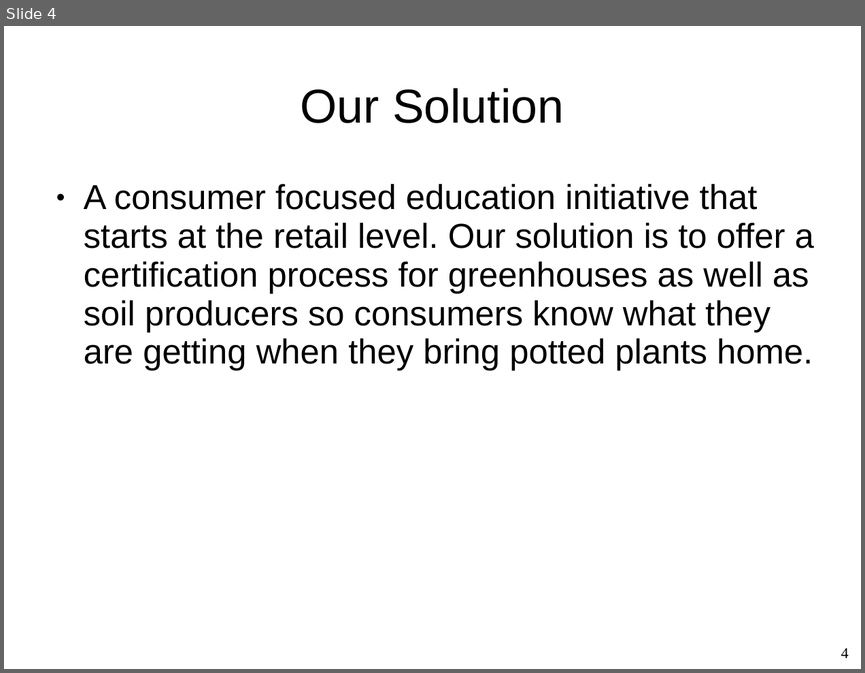
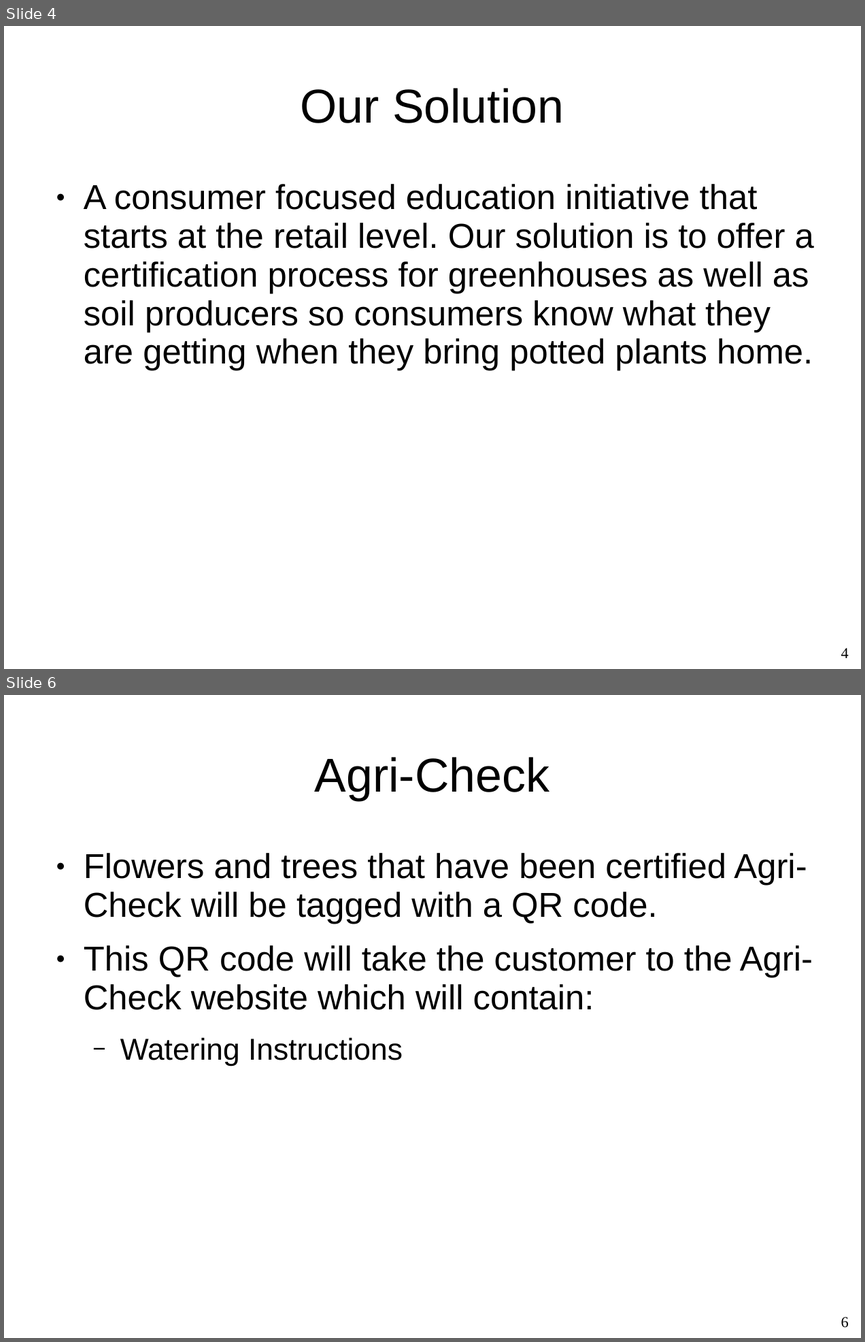
Before and after one commit to Whiteat/Hackathon2019, a slide deck: Presentation.ppt. Shown one above the other, each under a label of ours: slide 4 before the commit, slides 4 and 6 after it; the slides between them are not shown. The pictures are 865x673 and 865x1342 pixels, drawn with LibreOffice and Linux fonts; fonts in the diff are those of the drawing; background and template pictures are left out. Boxes give left, top, right and bottom in pixels: in the first picture for what was removed or moved away, otherwise in the second. Text is boxed around its words. In the diff, an @@ line names an element or a change of style, - is before the commit and + after.

```diff
--- a/Presentation.ppt
+++ b/Presentation.ppt
@@ slide 6 added at [4, 695, 861, 1338], background picture (left out) @@
@@ title added at [315, 757, 549, 800], 44 pt, text #000000 @@
+Agri-Check
@@ text added at [84, 853, 813, 1066], 32 pt, text #000000 @@
+● Flowers and trees that have been certified Agri-Check will be tagged with a QR code.
+● This QR code will take the customer to the Agri-Check website which will contain:
+  − Watering Instructions
@@ page number added at [841, 1317, 849, 1327], 14 pt, text #000000 @@
+6
```
Also in this commit, not shown: 1 other slide added.
